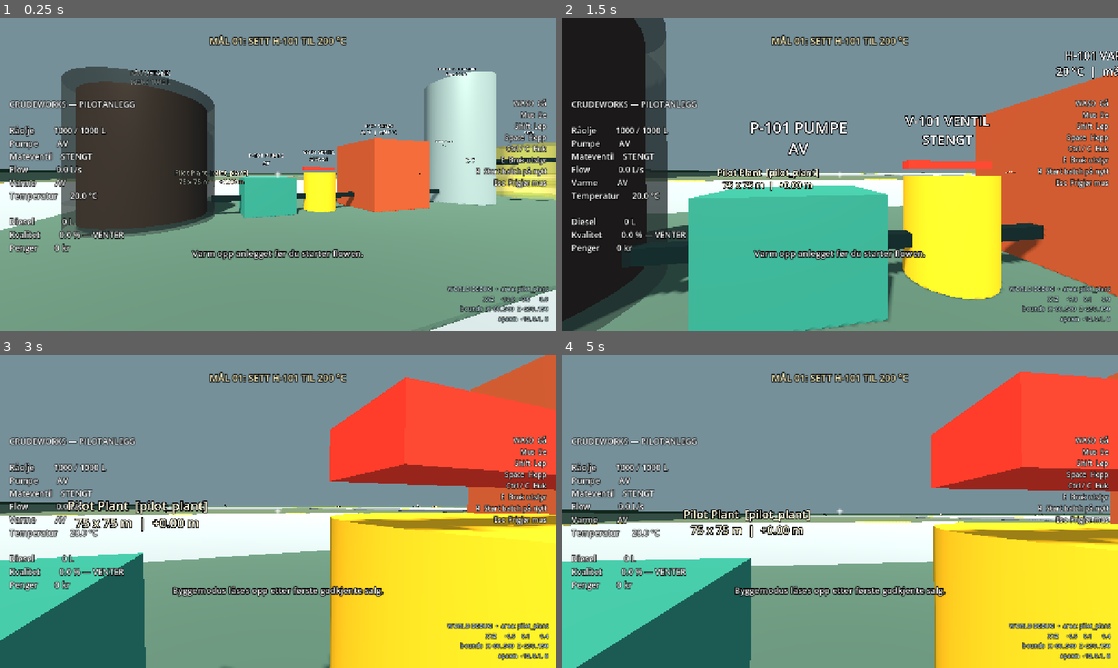
Above: before the commit, frames 1-4 (two rows, left to right).
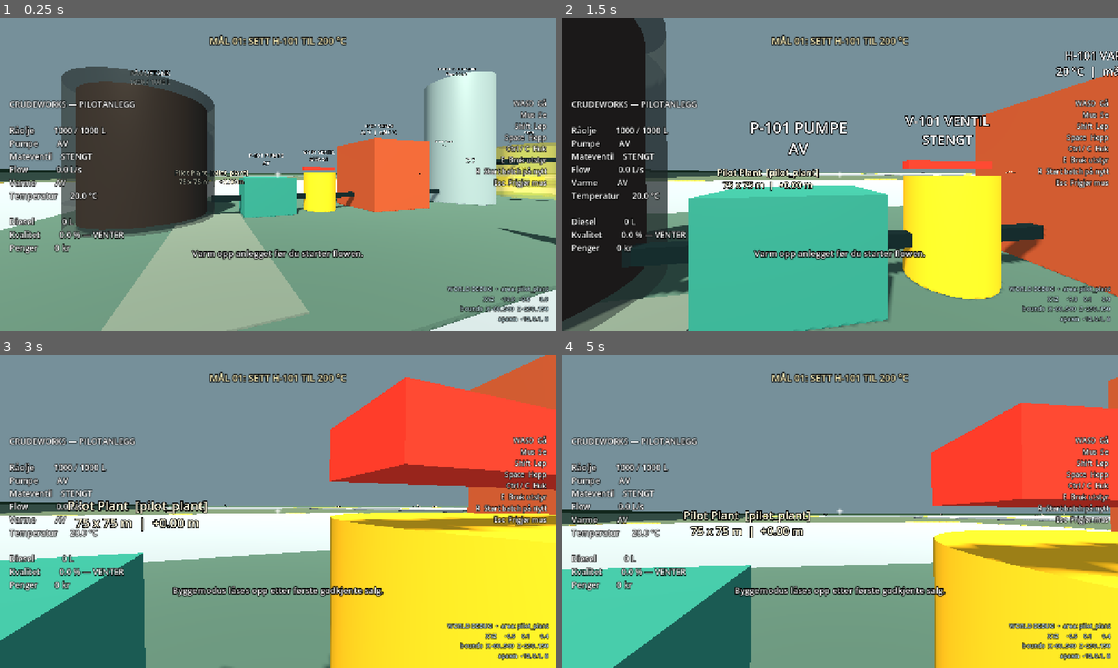
Above: after the commit, the same moments.

Repository: sindre-su/CrudeWorks
Game: Godot game, scene res://scenes/main.tscn
Two runs of this game, one before a commit and one after it. Both use one fixed random seed, a clock stepped at 60 frames per second and the inputs below.
Inputs (mouse positions are in pixels of both pictures, inside the frame that each line leads up to):
- Up to frame 1 (0.25 s): no input
- Up to frame 2 (1.5 s): tap Enter at 0.5 s; move the mouse to (867, 174) at 0.52 s; hold W from 0.53 s (still down); tap E (interact) at 0.6 s; click (867, 174) at 0.67 s; tap Space (jump) at 0.77 s; move the mouse to (812, 174) at 1.27 s; tap Ctrl (crouch) at 1.35 s
- Up to frame 3 (3 s): keep holding W; tap Space (jump) at 1.52 s; tap E (interact) at 1.55, 2.1 s; move the mouse to (289, 505) at 2.02 s; move the mouse to (272, 517) at 2.77 s; tap B at 2.85 s; click (272, 517) at 2.92 s
- Up to frame 4 (5 s): keep holding W; tap Space (jump) at 3.02, 3.77, 4.52 s; tap E (interact) at 3.05, 3.8, 4.55 s; move the mouse to (878, 514) at 3.52 s; tap 1 at 3.6 s; move the mouse to (795, 508) at 4.27 s; tap 2 at 4.35 s

The runs differ from the first frame. In frame 1, 8.7% of the frame differs, in the area x 18-100%, y 47-100%; in frame 2, 1.7%; in frame 3, less than 0.1%; in frame 4, 14%, in the area x 0-100%, y 5-100%.

Commit message:
feat: integrate pilot gameplay into graybox world

Diff:
--- a/project.godot
+++ b/project.godot
@@ -11,7 +11,7 @@
 [application]
 
 config/name="CrudeWorks"
-config/version="0.29.0"
+config/version="0.30.0"
 run/main_scene="res://scenes/main.tscn"
 config/features=PackedStringArray("4.7", "GL Compatibility")
 
--- a/scripts/world_builder.gd
+++ b/scripts/world_builder.gd
@@ -9,7 +9,7 @@
 const COLOR_FOREST := Color("#1e3228")
 const COLOR_ROAD := Color("#293038")
 const COLOR_MAIN_ROAD := Color("#343d46")
-const COLOR_PATH := Color("#7a817a")
+const COLOR_PATH := Color("#4b5752")
 const COLOR_PLATFORM := Color("#687079")
 const COLOR_RESERVED := Color("#535968")
 const COLOR_LOGISTICS := Color("#596b63")
@@ -21,6 +21,7 @@
 var area_nodes: Dictionary = {}
 var road_nodes: Dictionary = {}
 var path_nodes: Dictionary = {}
+var orientation_nodes: Dictionary = {}
 
 
 func build_world() -> void:
@@ -31,6 +32,7 @@
 	_build_roads()
 	_build_paths()
 	_build_prototype_pads()
+	_build_starter_orientation()
 
 
 func _build_environment() -> void:
@@ -239,6 +241,101 @@
 	prototype_build_area_label.visible = true
 
 
+func _build_starter_orientation() -> void:
+	_create_physical_sign(
+		"starter_site",
+		Vector3(-3.0, 0.0, 8.2),
+		90.0,
+		"STARTER SITE\nPILOT PROCESS  ←\nCRUDE INTAKE  ↓ SOUTH"
+	)
+	_create_physical_sign(
+		"pilot_process_chain",
+		Vector3(14.5, 0.0, 6.8),
+		0.0,
+		"PILOT P-01\nTANK > PUMP > VALVE\n> HEATER > SEPARATION > TANKS"
+	)
+	_create_starter_access_gate()
+
+
+func _create_starter_access_gate() -> void:
+	var gate_root := Node3D.new()
+	gate_root.name = "StarterMainRefineryGate"
+	gate_root.position = Vector3(34.0, 0.0, -10.0)
+	add_child(gate_root)
+	orientation_nodes["main_refinery_gate"] = gate_root
+	_create_static_box(
+		"NorthBollard",
+		Vector3(0.0, 0.65, -1.75),
+		Vector3(0.45, 1.3, 1.35),
+		Color("#b58a36"),
+		gate_root
+	)
+	_create_static_box(
+		"SouthBollard",
+		Vector3(0.0, 0.65, 1.75),
+		Vector3(0.45, 1.3, 1.35),
+		Color("#b58a36"),
+		gate_root
+	)
+	_create_static_box(
+		"ClearanceBeam",
+		Vector3(0.0, 2.35, 0.0),
+		Vector3(0.35, 0.3, 4.8),
+		Color("#535f61"),
+		gate_root
+	)
+	var gate_label := Label3D.new()
+	gate_label.name = "GateLabel"
+	gate_label.text = "MAIN REFINERY  →\nAFTER PILOT SALE"
+	gate_label.position = Vector3(0.0, 2.35, 0.0)
+	gate_label.font_size = 42
+	gate_label.pixel_size = 0.009
+	gate_label.modulate = Color("#f3e4b8")
+	gate_label.outline_size = 8
+	gate_label.billboard = BaseMaterial3D.BILLBOARD_ENABLED
+	gate_label.no_depth_test = false
+	gate_root.add_child(gate_label)
+
+
+func _create_physical_sign(
+	sign_id: String,
+	position_3d: Vector3,
+	yaw_degrees: float,
+	text: String
+) -> void:
+	var sign_root := Node3D.new()
+	sign_root.name = "Orientation_%s" % sign_id
+	sign_root.position = position_3d
+	sign_root.rotation_degrees.y = yaw_degrees
+	add_child(sign_root)
+	orientation_nodes[sign_id] = sign_root
+	_create_static_box(
+		"Post",
+		Vector3(0.0, 0.72, 0.0),
+		Vector3(0.16, 1.44, 0.16),
+		Color("#3d4647"),
+		sign_root
+	)
+	_create_static_box(
+		"Board",
+		Vector3(0.0, 1.65, 0.0),
+		Vector3(4.6, 1.45, 0.14),
+		Color("#34464b"),
+		sign_root
+	)
+	var label := Label3D.new()
+	label.name = "SignLabel"
+	label.text = text
+	label.position = Vector3(0.0, 1.65, -0.08)
+	label.font_size = 40
+	label.pixel_size = 0.008
+	label.modulate = Color("#f2e3b5")
+	label.outline_size = 7
+	label.billboard = BaseMaterial3D.BILLBOARD_ENABLED
+	label.no_depth_test = false
+	sign_root.add_child(label)
+
+
 func _create_access_ramp(area: Dictionary, side: String, parent: Node3D) -> void:
 	var center: Vector2 = area["center"]
 	var dimensions: Vector2 = area["dimensions"]
--- a/scripts/world_layout.gd
+++ b/scripts/world_layout.gd
@@ -230,6 +230,11 @@
 
 const PATH_SPECS := [
 	{
+		"id": "starter_pilot_path",
+		"center": Vector2(-10.0, 3.0),
+		"dimensions": Vector2(2.0, 6.0),
+	},
+	{
 		"id": "operations_storage_path_x",
 		"center": Vector2(172.5, -10.0),
 		"dimensions": Vector2(15.0, 3.0),
--- /dev/null
+++ b/tests/pilot_world_integration_test.gd
@@ -0,0 +1,256 @@
+extends SceneTree
+
+const MainScene = preload("res://scenes/main.tscn")
+const SaveSystemScript = preload("res://scripts/save_system.gd")
+const WorldLayoutScript = preload("res://scripts/world_layout.gd")
+
+const TEST_PATH := "user://crudeworks_pilot_world_integration_test.json"
+
+var failures := 0
+
+
+func _init() -> void:
+	call_deferred("_run_tests")
+
+
+func _run_tests() -> void:
+	_cleanup_test_files()
+	var main = MainScene.instantiate()
+	main.persistence_enabled = false
+	main.save_path = TEST_PATH
+	root.add_child(main)
+	await process_frame
+
+	_test_fresh_world_context(main)
+	_test_pilot_troubleshooting(main)
+	_test_successful_pilot_operation(main)
+	_test_post_sale_building(main)
+	await _test_disk_round_trip_and_resume(main)
+
+	main.queue_free()
+	_cleanup_test_files()
+	if failures == 0:
+		print("PASS: all CrudeWorks functional Pilot integration tests passed")
+		quit(0)
+	else:
+		printerr("FAIL: %d CrudeWorks functional Pilot integration check(s) failed" % failures)
+		quit(1)
+
+
+func _test_fresh_world_context(main) -> void:
+	var spawn := WorldLayoutScript.NEW_GAME_SPAWN
+	_expect(
+		is_equal_approx(main.player.position.x, spawn.x)
+		and is_equal_approx(main.player.position.z, spawn.z)
+		and main.player.position.y >= -0.05
+		and WorldLayoutScript.area_id_at(Vector2(spawn.x, spawn.z)) == "pilot_plant",
+		"fresh game starts grounded at the canonical southwest Pilot spawn"
+	)
+	_expect(
+		main.world_builder.orientation_nodes.has("starter_site")
+		and main.world_builder.orientation_nodes.has("pilot_process_chain")
+		and main.world_builder.orientation_nodes.has("main_refinery_gate")
+		and main.world_builder.path_nodes.has("starter_pilot_path"),
+		"starter region has physical orientation signs, a process-chain board and a short approach path"
+	)
+	var expected_ids := [
+		"raw_tank", "pump", "feed_valve", "heater", "column",
+		"light_tank", "diesel_tank", "heavy_tank", "sales_terminal",
+	]
+	for unit_id: String in expected_ids:
+		_expect(main.units.has(unit_id), "stable Pilot equipment ID %s exists" % unit_id)
+		if main.units.has(unit_id):
+			var unit = main.units[unit_id]
+			_expect(
+				WorldLayoutScript.area_rect(WorldLayoutScript.area_by_id("pilot_plant")).has_point(
+					Vector2(unit.position.x, unit.position.z)
+				),
+				"%s remains inside the canonical Pilot footprint" % unit_id
+			)
+	_expect(
+		not main.build_mode_unlocked and not main.build_controller.unlocked,
+		"Main Refinery construction remains locked during the fresh Pilot loop"
+	)
+	_expect(
+		main.process_model.crude_volume_l == 1000.0
+		and main.liquid_levels["raw_tank"]["node"].visible,
+		"starter crude is physically represented in the existing feed tank"
+	)
+
+
+func _test_pilot_troubleshooting(main) -> void:
+	main._on_unit_interacted("pump")
+	main._process(0.1)
+	_expect(
+		main.process_model.pump_running
+		and is_zero_approx(main.process_model.flow_lps)
+		and "LOW FLOW" in main.alarm_label.text,
+		"starting P-101 against the closed V-101 preserves the readable LOW FLOW lesson"
+	)
+	main._on_unit_interacted("pump")
+	_expect(not main.process_model.pump_running, "player can deliberately stop P-101 after diagnosis")
+
+
+func _test_successful_pilot_operation(main) -> void:
+	main._on_unit_interacted("heater")
+	main._on_unit_interacted("heater")
+	_simulate_main(main, 11.0)
+	_expect(
+		is_equal_approx(main.process_model.heater_setpoint_c, 200.0)
+		and main.process_model.heater_temperature_c >= 195.0,
+		"physical H-101 interaction preheats the Pilot to its approved operating range"
+	)
+	main._on_unit_interacted("feed_valve")
+	main._on_unit_interacted("pump")
+	_simulate_main(main, 61.0)
+	main._update_process_visuals(0.0)
+	_expect(
+		main.process_model.feed_valve_open
+		and main.process_model.pump_running
+		and main.process_model.diesel_is_approved(),
+		"Tank → Pump → Valve → Heater → separation produces approved Pilot diesel"
+	)
+	_expect(
+		main.process_model.light_product_l > 0.0
+		and main.process_model.diesel_volume_l > 200.0
+		and main.process_model.heavy_product_l > 0.0
+		and main.liquid_levels["light_tank"]["node"].visible
+		and main.liquid_levels["diesel_tank"]["node"].visible
+		and main.liquid_levels["heavy_tank"]["node"].visible,
+		"all separated products are received in visible canonical Pilot storage"
+	)
+	main._on_unit_interacted("sales_terminal")
+	var sale_feedback: String = main.notification_label.text
+	main._process(0.0)
+	_expect(
+		main.process_model.objective_complete
+		and main.process_model.batch_sold
+		and main.process_model.money >= 3000
+		and "solgt" in sale_feedback,
+		"physical Pilot sale returns clear feedback and the established starter economy result"
+	)
+	_expect(
+		main.build_mode_unlocked and main.build_controller.unlocked,
+		"successful Pilot sale leaves the player ready for later Main Refinery progression"
+	)
+
+
+func _test_post_sale_building(main) -> void:
+	var tank_position := Vector3(-10.0, 1.96, 17.0)
+	var pump_position := Vector3(-5.0, 0.86, 17.0)
+	_expect(
+		main.build_controller._position_is_valid(tank_position, Vector2(3.6, 3.6)),
+		"active prototype build pad accepts a relevant starter tank in the enlarged world"
+	)
+	main._on_build_placement_requested("tank", tank_position, 1)
+	main._on_build_placement_requested("pump", pump_position, 2)
+	var tank = main.build_controller.registered_unit_by_id("built_tank_1")
+	var pump = main.build_controller.registered_unit_by_id("built_pump_2")
+	_expect(
+		is_instance_valid(tank) and is_instance_valid(pump)
+		and tank.rotation_quadrants == 1 and pump.rotation_quadrants == 2,
+		"post-Pilot construction places and rotates starter equipment with stable IDs"
+	)
+	if is_instance_valid(tank) and is_instance_valid(pump):
+		main.build_controller._connect_ports(tank.get_port("output"), pump.get_port("input"))
+	_expect(
+		main.built_refinery_model.network.connection_count() == 1,
+		"player-built OUT-to-IN connection works in the retained active build area"
+	)
+	_expect(
+		not main.build_controller._position_is_valid(Vector3(-10.0, 1.96, 17.0), Vector2(3.6, 3.6))
+		and not main.build_controller._position_is_valid(Vector3(30.0, 1.96, 17.0), Vector2(3.6, 3.6)),
+		"placement feedback still rejects overlap and out-of-bounds construction"
+	)
+
+
+func _test_disk_round_trip_and_resume(main) -> void:
+	main.player.position = Vector3(4.0, 0.1, 17.0)
+	main.player.rotation.y = 0.75
+	var snapshot: Dictionary = main._build_snapshot()
+	var write_result: Dictionary = SaveSystemScript.write_snapshot(TEST_PATH, snapshot)
+	var read_result: Dictionary = SaveSystemScript.read_snapshot(TEST_PATH)
+	_expect(write_result["ok"] and read_result["ok"], "active v0.30 Pilot state writes and reads through the real save system")
+	if not read_result["ok"]:
+		return
+
+	var restored = MainScene.instantiate()
+	restored.persistence_enabled = false
+	root.add_child(restored)
+	await process_frame
+	var restore_result: Dictionary = restored._apply_snapshot(read_result["data"])
+	var restored_tank = restored.build_controller.registered_unit_by_id("built_tank_1")
+	var restored_pump = restored.build_controller.registered_unit_by_id("built_pump_2")
+	_expect(restore_result["ok"], "fresh Main instance accepts the Pilot world snapshot")
+	_expect(
+		is_instance_valid(restored_tank) and is_instance_valid(restored_pump)
+		and restored_tank.position.is_equal_approx(Vector3(-10.0, 1.96, 17.0))
+		and restored_pump.position.is_equal_approx(Vector3(-5.0, 0.86, 17.0))
+		and restored_tank.rotation_quadrants == 1
+		and restored_pump.rotation_quadrants == 2,
+		"equipment IDs, absolute positions and rotations restore without relocation or duplication"
+	)
+	_expect(
+		restored.built_refinery_model.network.connection_count() == 1
+		and restored.build_serial_number == 2,
+		"process connection and construction identity sequence persist exactly once"
+	)
+	_expect(
+		restored.player.position.is_equal_approx(Vector3(4.0, 0.1, 17.0))
+		and is_equal_approx(restored.player.rotation.y, 0.75),
+		"player position and facing persist inside canonical world bounds"
+	)
+	_expect(
+		restored.process_model.objective_complete and restored.process_model.batch_sold,
+		"Pilot completion and sold-batch progression survive reload"
+	)
+	_expect(
+		restored.process_model.money == int(snapshot["pilot"]["money"]),
+		"post-sale economy and construction spending survive reload"
+	)
+	_expect(
+		is_equal_approx(restored.process_model.crude_volume_l, float(snapshot["pilot"]["crude_volume_l"]))
+		and is_equal_approx(restored.process_model.light_product_l, float(snapshot["pilot"]["light_product_l"]))
+		and is_equal_approx(restored.process_model.heavy_product_l, float(snapshot["pilot"]["heavy_product_l"])),
+		"remaining Pilot feed and stored light/heavy products survive reload"
+	)
+	_expect(
+		restored.process_model.feed_valve_open
+		and is_equal_approx(restored.process_model.heater_setpoint_c, 200.0)
+		and not restored.process_model.pump_running,
+		"Pilot operating state restores with the established safe stopped-pump policy"
+	)
+	var crude_before_resume: float = restored.process_model.crude_volume_l
+	restored._on_unit_interacted("pump")
+	_simulate_main(restored, 5.0)
+	_expect(
+		restored.process_model.crude_volume_l < crude_before_resume
+		and restored.process_model.diesel_volume_l > 0.0,
+		"reloaded Pilot resumes successful physical processing after deliberate restart"
+	)
+	_expect(
+		SaveSystemScript.write_snapshot(TEST_PATH, restored._build_snapshot())["ok"],
+		"continued post-reload operation remains save-valid"
+	)
+	restored.queue_free()
+
+
+func _simulate_main(main, duration_seconds: float) -> void:
+	var timestep := 0.1
+	var steps := int(ceil(duration_seconds / timestep))
+	for step in steps:
+		main._process(timestep)
+
+
+func _cleanup_test_files() -> void:
+	for path: String in [TEST_PATH, TEST_PATH + ".tmp", TEST_PATH + ".bak", TEST_PATH + ".corrupt"]:
+		if FileAccess.file_exists(path):
+			DirAccess.remove_absolute(ProjectSettings.globalize_path(path))
+
+
+func _expect(condition: bool, description: String) -> void:
+	if condition:
+		print("PASS: %s" % description)
+	else:
+		failures += 1
+		printerr("FAIL: %s" % description)
--- a/tests/world_layout_test.gd
+++ b/tests/world_layout_test.gd
@@ -109,7 +109,7 @@
 		var dimensions: Vector2 = path_spec["dimensions"]
 		_expect(not path_ids.has(path_id), "pedestrian path ID %s is unique" % path_id)
 		path_ids[path_id] = true
-		_expect(minf(dimensions.x, dimensions.y) >= 3.0, "%s keeps human-scale walking clearance" % path_id)
+		_expect(minf(dimensions.x, dimensions.y) >= 2.0, "%s keeps human-scale walking clearance" % path_id)
 
 
 func _test_spawn_and_legacy_coordinates() -> void:
@@ -227,6 +227,18 @@
 			"site boundary collision contains a player-sized body at %s" % boundary_check["start"]
 		)
 
+	walker.global_position = Vector3(29.0, 0.1, -10.0)
+	walker.velocity = Vector3.ZERO
+	await physics_frame
+	for frame_index in 100:
+		walker.velocity = Vector3(6.0, -0.5, 0.0)
+		walker.move_and_slide()
+		await physics_frame
+	_expect(
+		walker.global_position.x > 38.0,
+		"open starter transition gate preserves player-sized access toward the Main Refinery"
+	)
+
 	walker.queue_free()
 	builder.queue_free()
 
Not shown, added: tests/pilot_world_integration_test.gd.uid
Not shown, changed: AGENTS.md
Not shown, changed: ARCHITECTURE.md
Not shown, changed: DEVELOPMENT_LOG.md
Not shown, changed: README.md
Not shown, changed: ROADMAP.md
Not shown, changed: WORLD_DESIGN.md
